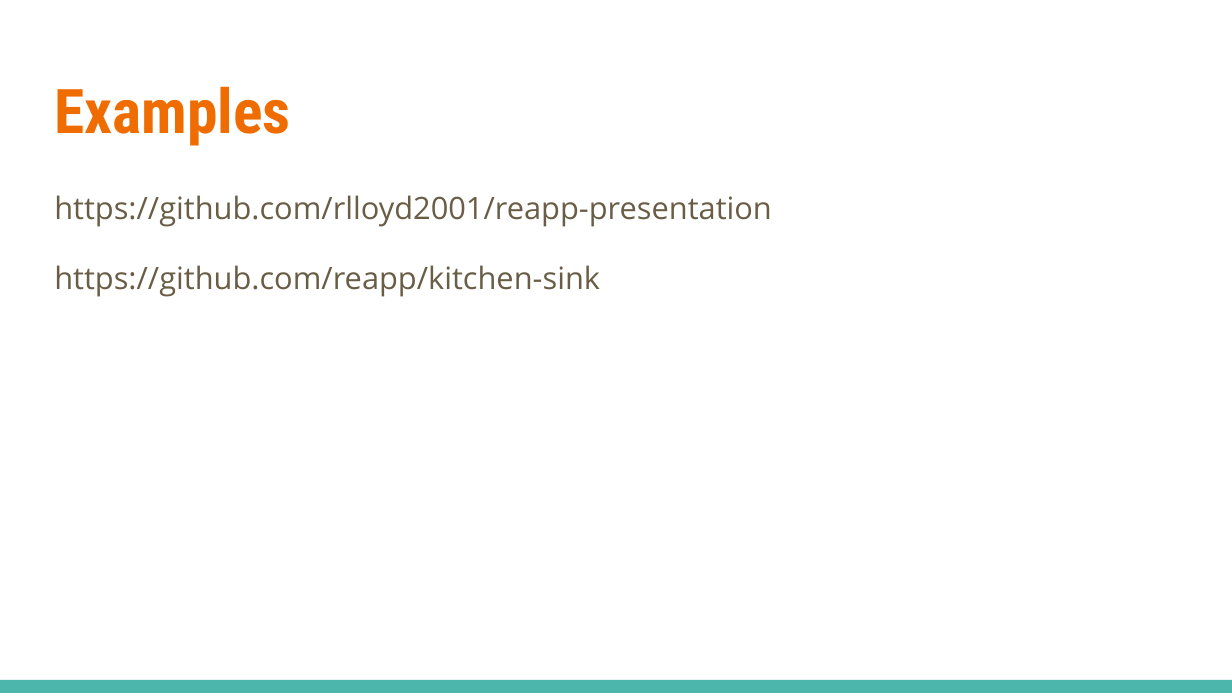
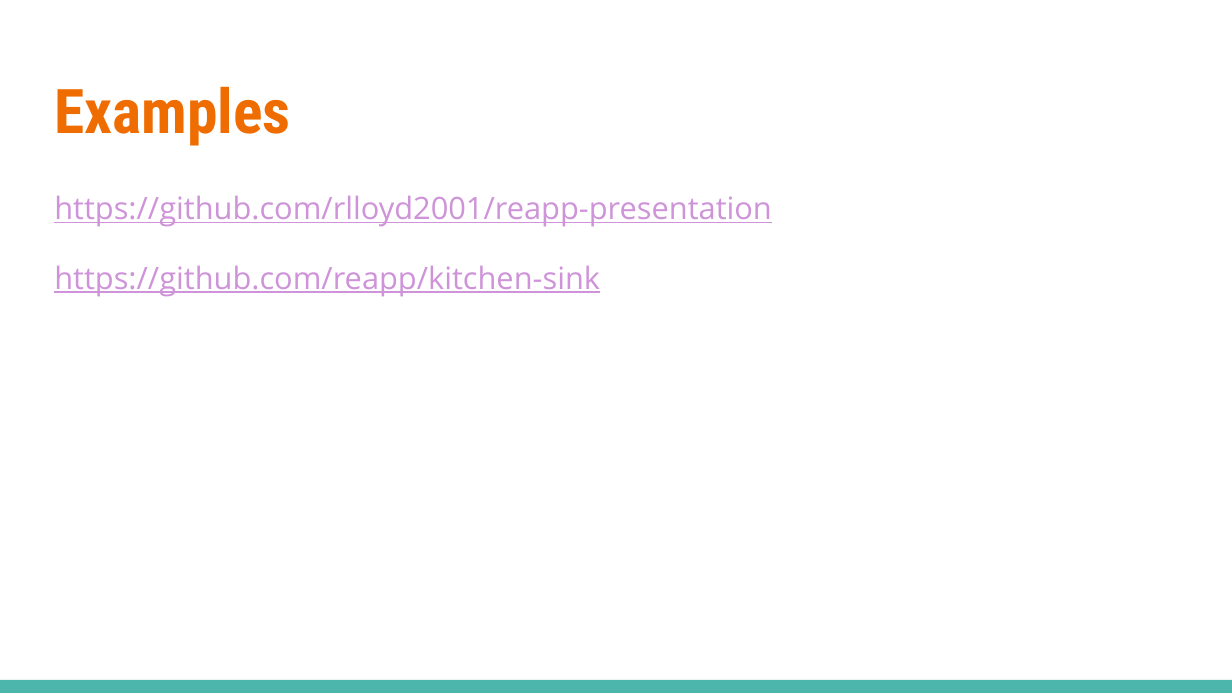
Before and after one commit to rlloyd2001/reapp-presentation, a slide deck: slide 6 of Reapp Overview.pptx. Drawn at 1232x693 pixels with LibreOffice and Linux fonts; fonts in the diff are those of the drawing. Boxes give left, top, right and bottom in pixels: in the first picture for what was removed or moved away, otherwise in the second. Text is boxed around its words. In the diff, an @@ line names an element or a change of style, - is before the commit and + after.

```diff
--- a/Reapp Overview.pptx
+++ b/Reapp Overview.pptx
@@ text "https://github.com/rlloyd2001/reapp-presentation" at box(54, 195, 772, 297): text colour #695D46 to #CE93D8, underline on @@
```
Also in this commit, not shown: 3 other slides changed.
